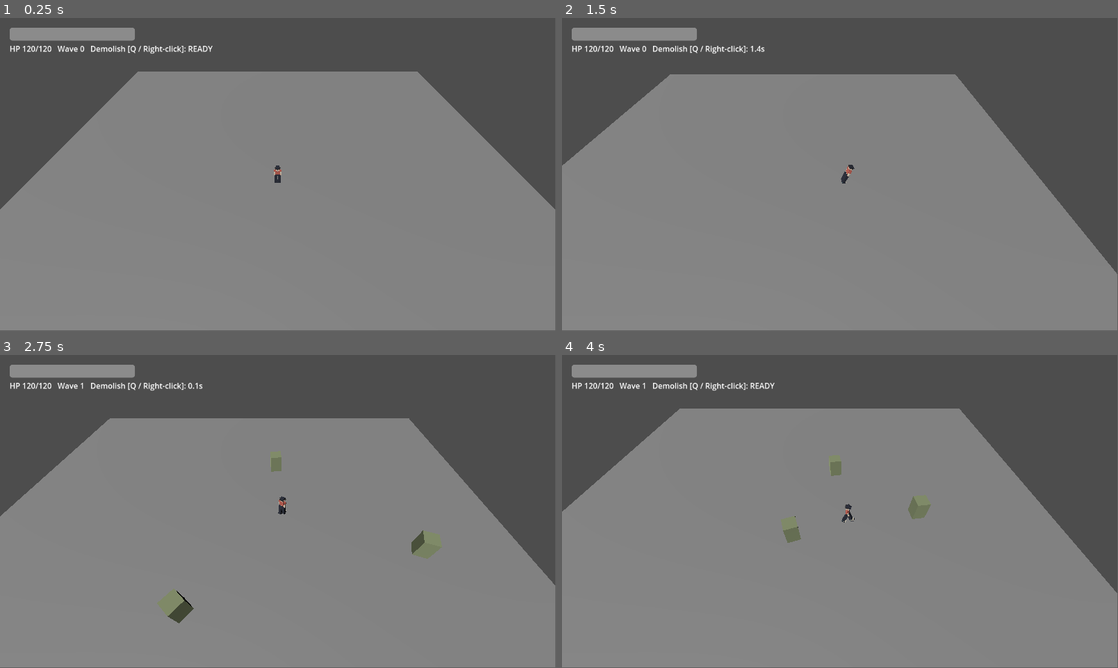
Above: before the commit, frames 1-4 (two rows, left to right).
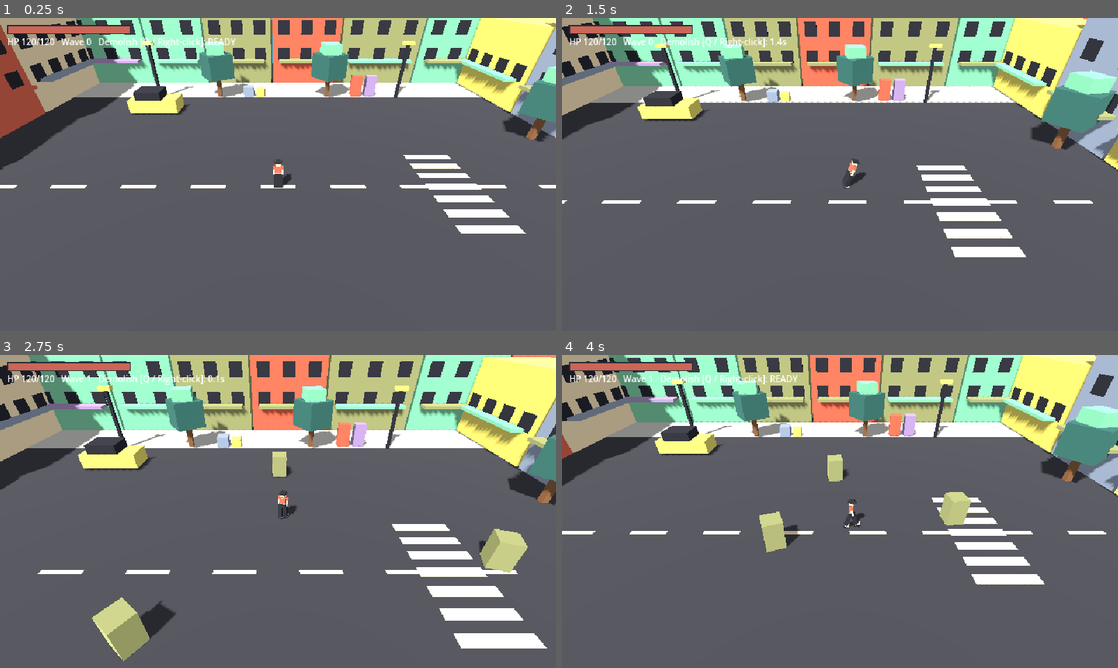
Above: after the commit, the same moments.

Repository: yauchai2/Game-Lab-2
Game: Godot game, scene res://game/main.tscn
Same seed, same stepped clock (60 frames per second), same inputs: the game is played once before the commit and once after it.
Inputs (mouse positions are in pixels of both pictures, inside the frame that each line leads up to):
- Up to frame 1 (0.25 s): no input
- Up to frame 2 (1.5 s): tap Enter at 0.5 s; move the mouse to (962, 158) at 0.52 s; tap R at 0.6 s; click (962, 158) at 0.67 s; move the mouse to (728, 190) at 1.27 s; tap Q at 1.35 s; click (728, 190) at 1.42 s
- Up to frame 3 (2.75 s): move the mouse to (333, 442) at 2.02 s; tap R at 2.1 s; click (333, 442) at 2.17 s
- Up to frame 4 (4 s): move the mouse to (812, 574) at 2.77 s; tap Q at 2.85 s; click (812, 574) at 2.92 s; move the mouse to (1006, 558) at 3.52 s; tap R at 3.6 s; click (1006, 558) at 3.67 s
In our replay, the window is 799x449 before the commit and 800x450 after it. These sizes can differ from the game's own. Grey fills any space a smaller window leaves; there, only what the larger window draws over its background counts as a difference.

The runs differ from the first frame. In frame 1, 95% of the frame differs, in the area x 0-100%, y 0-100%; in frame 2, 93%; in frame 3, 94%; in frame 4, 93%.

Commit message:
Add low-poly street arena, pixel low-res rendering, restyled HUD and camera
Co-Authored-By: Claude Sonnet 5.5 <noreply@anthropic.com>
Claude-Session: https://claude.ai/code/session_018tqqU7rwEZ4u67toavQ9ri

Diff:
--- a/game/main.tscn
+++ b/game/main.tscn
@@ -6,12 +6,17 @@
 [ext_resource type="Script" path="res://game/scripts/camera_follow.gd" id="3_cam"]
 [ext_resource type="Script" path="res://game/scripts/main.gd" id="5_main"]
 [ext_resource type="Script" path="res://game/scripts/hud.gd" id="6_hud"]
+[ext_resource type="Script" path="res://game/scripts/street.gd" id="7_street"]
+
+[sub_resource type="StandardMaterial3D" id="Mat_floor"]
+albedo_color = Color(0.231, 0.247, 0.306, 1)
+roughness = 1.0
 
 [sub_resource type="BoxMesh" id="BoxMesh_floor"]
-size = Vector3(40, 1, 40)
+size = Vector3(60, 1, 60)
 
 [sub_resource type="BoxShape3D" id="BoxShape_floor"]
-size = Vector3(40, 1, 40)
+size = Vector3(60, 1, 60)
 
 [sub_resource type="CapsuleShape3D" id="CapsuleShape_jax"]
 radius = 0.3
@@ -25,6 +30,7 @@
 
 [node name="Mesh" type="MeshInstance3D" parent="Floor"]
 mesh = SubResource("BoxMesh_floor")
+material_override = SubResource("Mat_floor")
 
 [node name="Collision" type="CollisionShape3D" parent="Floor"]
 shape = SubResource("BoxShape_floor")
@@ -40,12 +46,16 @@
 shape = SubResource("CapsuleShape_jax")
 
 [node name="Camera3D" type="Camera3D" parent="." node_paths=PackedStringArray("follow")]
-transform = Transform3D(1, 0, 0, 0, 0.642788, 0.766044, 0, -0.766044, 0.642788, 0, 12, 10)
+transform = Transform3D(1, 0, 0, 0, 0.819152, 0.573576, 0, -0.573576, 0.819152, 0, 8.6, 12.3)
+fov = 60.0
 script = ExtResource("3_cam")
 follow = NodePath("../Jax")
 
 [node name="Sun" type="DirectionalLight3D" parent="."]
 transform = Transform3D(0.866, 0.3830, -0.3214, 0, 0.6428, 0.7660, 0.5, -0.6634, 0.5567, 0, 5, 0)
 
+[node name="Street" type="Node3D" parent="."]
+script = ExtResource("7_street")
+
 [node name="HUD" type="CanvasLayer" parent="."]
 script = ExtResource("6_hud")
--- a/game/scripts/camera_follow.gd
+++ b/game/scripts/camera_follow.gd
@@ -1,7 +1,7 @@
 extends Camera3D
 
 @export var follow: Node3D
-@export var offset := Vector3(0, 12, 10)
+@export var offset := Vector3(0, 8.6, 12.3)
 @export var smoothing := 8.0
 
 func _ready() -> void:
--- a/game/scripts/hud.gd
+++ b/game/scripts/hud.gd
@@ -1,25 +1,32 @@
 extends CanvasLayer
 
-var hp_bar := ProgressBar.new()
+const BAR_SIZE := Vector2(140, 8)
+
+var hp_back := ColorRect.new()
+var hp_fill := ColorRect.new()
 var info := Label.new()
 var banner := Label.new()
 
 @onready var jax: Node = get_parent().get_node("Jax")
 
 func _ready() -> void:
-	hp_bar.position = Vector2(20, 20)
-	hp_bar.size = Vector2(260, 24)
-	hp_bar.max_value = jax.max_hp
-	hp_bar.show_percentage = false
-	add_child(hp_bar)
-	info.position = Vector2(20, 52)
+	hp_back.color = Color("292D3B")
+	hp_back.position = Vector2(8, 8)
+	hp_back.size = BAR_SIZE + Vector2(2, 2)
+	add_child(hp_back)
+	hp_fill.color = Color("CC6657")
+	hp_fill.position = Vector2(9, 9)
+	hp_fill.size = BAR_SIZE
+	add_child(hp_fill)
+	info.position = Vector2(8, 20)
+	info.add_theme_font_size_override("font_size", 10)
 	add_child(info)
-	banner.position = Vector2(20, 120)
-	banner.add_theme_font_size_override("font_size", 32)
+	banner.position = Vector2(8, 150)
+	banner.add_theme_font_size_override("font_size", 20)
 	add_child(banner)
 
 func _process(_delta: float) -> void:
-	hp_bar.value = jax.hp
+	hp_fill.size.x = BAR_SIZE.x * float(jax.hp) / float(jax.max_hp)
 	var cd: float = jax.skill_timer
 	var skill := "READY" if cd <= 0.0 else "%.1fs" % cd
 	info.text = "HP %d/%d   Wave %d   Demolish [Q / Right-click]: %s" % [jax.hp, jax.max_hp, get_parent().wave, skill]
--- a/game/scripts/jax.gd
+++ b/game/scripts/jax.gd
@@ -91,7 +91,7 @@
 	ring.scale = Vector3(0.3, 0.3, 0.3)
 	var tween := ring.create_tween()
 	var final_scale := skill_radius
-	tween.tween_property(ring, "scale", Vector3(final_scale, 1.0, final_scale), 0.25)
+	tween.tween_property(ring, "scale", Vector3(final_scale, 1.0, final_scale), 0.4)
 	tween.tween_callback(ring.queue_free)
 
 func _physics_process(delta: float) -> void:
--- /dev/null
+++ b/game/scripts/street.gd
@@ -0,0 +1,138 @@
+extends Node3D
+## Builds the low-poly street arena from flat-colour boxes (palette from docs/art/style-guide.md).
+
+const ASPHALT := Color("3B3F4E")
+const CHALK := Color("E7DFC9")
+const SIDEWALK := Color("BCC5D4")
+const NAVY := Color("292D3B")
+const BUILDING_COLORS: Array[Color] = [
+	Color("CC6657"), Color("75C7B0"), Color("E7DFC9"), Color("9B8ACC"),
+	Color("8C9871"), Color("D6D573"), Color("859AC1"),
+]
+const SKY := Color("52B7F0")
+
+var rng := RandomNumberGenerator.new()
+
+func _ready() -> void:
+	rng.seed = 7
+	_setup_environment()
+	_build_ground()
+	_build_buildings()
+	_build_props()
+
+func _mat(color: Color) -> StandardMaterial3D:
+	var m := StandardMaterial3D.new()
+	m.albedo_color = color
+	m.roughness = 1.0
+	return m
+
+func _box(pos: Vector3, size: Vector3, color: Color, collide := false) -> Node3D:
+	var node: Node3D
+	if collide:
+		node = StaticBody3D.new()
+		var shape := CollisionShape3D.new()
+		var bs := BoxShape3D.new()
+		bs.size = size
+		shape.shape = bs
+		node.add_child(shape)
+	else:
+		node = Node3D.new()
+	var mi := MeshInstance3D.new()
+	var bm := BoxMesh.new()
+	bm.size = size
+	mi.mesh = bm
+	mi.material_override = _mat(color)
+	node.add_child(mi)
+	node.position = pos
+	add_child(node)
+	return node
+
+func _setup_environment() -> void:
+	var env := Environment.new()
+	env.background_mode = Environment.BG_COLOR
+	env.background_color = SKY
+	env.ambient_light_source = Environment.AMBIENT_SOURCE_COLOR
+	env.ambient_light_color = Color("F4E9D6")
+	env.ambient_light_energy = 0.55
+	var we := WorldEnvironment.new()
+	we.environment = env
+	add_child(we)
+	var sun: DirectionalLight3D = get_parent().get_node_or_null("Sun")
+	if sun:
+		sun.light_color = Color("FFF1D6")
+		sun.light_energy = 0.7
+		sun.shadow_enabled = true
+
+func _build_ground() -> void:
+	# Road with centre dashes, sidewalk strips and a crosswalk.
+	_box(Vector3(0, 0.015, -17.5), Vector3(60, 0.03, 5), SIDEWALK)
+	_box(Vector3(0, 0.015, 19.0), Vector3(60, 0.03, 4), SIDEWALK)
+	for i in range(-5, 6):
+		_box(Vector3(i * 4.0, 0.02, 0.0), Vector3(2.0, 0.03, 0.25), CHALK)
+	for i in range(-3, 4):
+		_box(Vector3(10.0, 0.02, i * 1.1), Vector3(3.0, 0.03, 0.55), CHALK)
+
+func _facade(pos: Vector3, size: Vector3, color: Color, face_dir: Vector3) -> void:
+	_box(pos, size, color, true)
+	# windows on the visible face
+	var cols := maxi(int(size.x / 2.2) if absf(face_dir.z) > 0.5 else int(size.z / 2.2), 1)
+	var rows := maxi(int((size.y - 3.0) / 2.6), 1)
+	for r in rows:
+		for c in cols:
+			var along := (c + 0.5) / cols - 0.5
+			var y := 3.2 + r * 2.6
+			var offset := face_dir * (size.z / 2.0 + 0.04) if absf(face_dir.z) > 0.5 else face_dir * (size.x / 2.0 + 0.04)
+			var win_pos := pos - Vector3(0, size.y / 2.0, 0) + Vector3(0, y, 0) + offset
+			var win_size := Vector3(1.2, 1.3, 0.08)
+			if absf(face_dir.z) > 0.5:
+				win_pos.x += along * size.x
+			else:
+				win_pos.z += along * size.z
+				win_size = Vector3(0.08, 1.3, 1.2)
+			_box(win_pos, win_size, NAVY)
+	# shop awning on the ground floor
+	var awning_color: Color = BUILDING_COLORS[rng.randi() % BUILDING_COLORS.size()]
+	if absf(face_dir.z) > 0.5:
+		_box(pos - Vector3(0, size.y / 2.0 - 2.6, 0) + face_dir * (size.z / 2.0 + 0.5), Vector3(size.x * 0.8, 0.25, 1.2), awning_color)
+	else:
+		_box(pos - Vector3(0, size.y / 2.0 - 2.6, 0) + face_dir * (size.x / 2.0 + 0.5), Vector3(1.2, 0.25, size.z * 0.8), awning_color)
+
+func _build_buildings() -> void:
+	# back row (z-), seen from the camera
+	var x := -30.0
+	while x < 30.0:
+		var w := rng.randf_range(6.0, 9.0)
+		var h := rng.randf_range(8.0, 16.0)
+		var color: Color = BUILDING_COLORS[rng.randi() % BUILDING_COLORS.size()]
+		_facade(Vector3(x + w / 2.0, h / 2.0, -23.0), Vector3(w, h, 6.0), color, Vector3(0, 0, 1))
+		x += w + 0.2
+	# left and right rows
+	for side in [-1, 1]:
+		var z := -20.0
+		while z < 21.0:
+			var d := rng.randf_range(6.0, 9.0)
+			var h := rng.randf_range(6.0, 12.0)
+			var color: Color = BUILDING_COLORS[rng.randi() % BUILDING_COLORS.size()]
+			_facade(Vector3(side * 24.0, h / 2.0, z + d / 2.0), Vector3(6.0, h, d), color, Vector3(-side, 0, 0))
+			z += d + 0.2
+
+func _build_props() -> void:
+	# lamp posts
+	for p in [Vector3(-12, 0, -15), Vector3(12, 0, -15), Vector3(-16, 0, 17), Vector3(16, 0, 17)]:
+		_box(p + Vector3(0, 2.5, 0), Vector3(0.25, 5.0, 0.25), NAVY, true)
+		_box(p + Vector3(0, 5.1, 0), Vector3(1.0, 0.3, 0.5), Color("D6D573"))
+	# trees
+	for p in [Vector3(-6, 0, -15.5), Vector3(5, 0, -15.5), Vector3(-19, 0, 6), Vector3(19, 0, -6)]:
+		_box(p + Vector3(0, 1.0, 0), Vector3(0.4, 2.0, 0.4), Color("7A5A44"), true)
+		var crown := _box(p + Vector3(0, 3.0, 0), Vector3(2.4, 2.2, 2.4), Color("35676B"))
+		crown.rotation.y = 0.6
+		var top := _box(p + Vector3(0, 4.4, 0), Vector3(1.6, 1.2, 1.6), Color("75C7B0"))
+		top.rotation.y = 0.2
+	# parked yellow car
+	_box(Vector3(-11, 0.7, -11.5), Vector3(4.2, 1.1, 2.0), Color("D6D573"), true)
+	_box(Vector3(-11.3, 1.55, -11.5), Vector3(2.2, 0.8, 1.8), NAVY)
+	# vending machines and crates along the back sidewalk
+	_box(Vector3(8, 1.0, -15.8), Vector3(1.0, 2.0, 0.8), Color("CC6657"), true)
+	_box(Vector3(9.4, 1.0, -15.8), Vector3(1.0, 2.0, 0.8), Color("9B8ACC"), true)
+	_box(Vector3(-3, 0.5, -15.5), Vector3(1.0, 1.0, 1.0), Color("859AC1"), true)
+	_box(Vector3(-1.8, 0.4, -15.5), Vector3(0.8, 0.8, 0.8), Color("D6D573"), true)
--- a/project.godot
+++ b/project.godot
@@ -6,7 +6,17 @@
 run/main_scene="res://game/main.tscn"
 config/features=PackedStringArray("4.4", "GL Compatibility")
 
+[display]
+
+window/size/viewport_width=640
+window/size/viewport_height=360
+window/size/window_width_override=1280
+window/size/window_height_override=720
+window/stretch/mode="viewport"
+
 [rendering]
+
+textures/canvas_textures/default_texture_filter=0
 
 renderer/rendering_method="gl_compatibility"
 renderer/rendering_method.mobile="gl_compatibility"
Binary file added: docs/art/gameplay-preview.png
Not shown, changed: docs/guides/godot-setup.md
